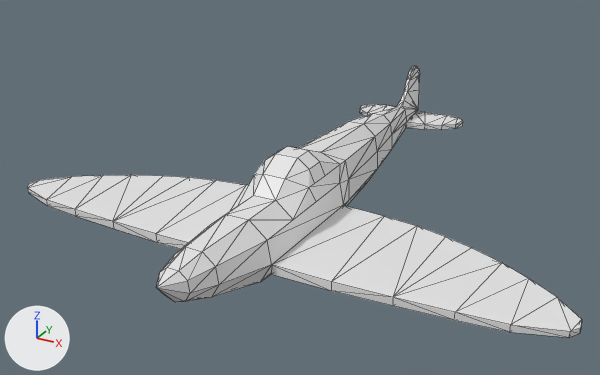
What one commit did to the Blender file res/meshes/blender/spitfirev2.blend.
Both versions are drawn from a 50 mm lens placed at (10.52, -18.94, 10.06), pointed at (-1.01, 2.01, -0.42). The axes (+X, +Y, +Z) are drawn at lower left. The lights are the same throughout. Mesh edges are drawn as thin lines.
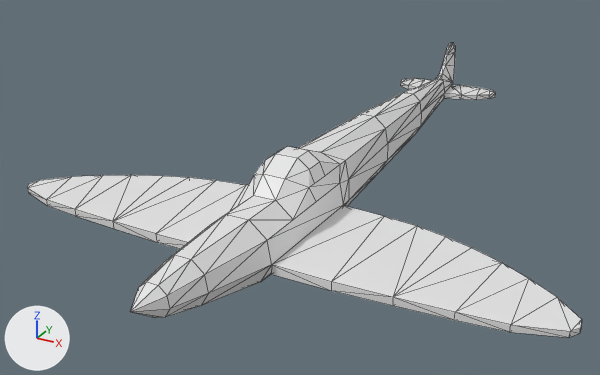
Scene script edits in JSON lines:
```json
{"block": "me_cylinder_001", "where": "me_cylinder_001.from_pydata(...)  # 224 vertices, 416 faces, 2 loose edges; spans x -8.4..8.4, y -2.0..1.0, z -9.4..6.4"}
{"block": "me_cylinder_001", "where": "# used by ob_cylinder; location = (0.0, 0.0, 0.0); rotation_euler = (1.571, 3.142, 0.0), in degrees (90, 180, 0)"}
{"block": "me_cylinder_001", "change": "me_cylinder_001 part 1: all 69 vertices in x -2.0..2.0, y -2.0..0.2, z -9.4..-7.4 are moved by (0.0, 0.0, -4.0)"}
{"block": "me_cylinder_001", "change": "me_cylinder_001 part 2: all 11 vertices in x -0.6..0.6, y -1.1..0.5, z -5.6 are moved by (0.0, 0.0, -2.7)"}
{"block": "me_cylinder_001", "change": "me_cylinder_001 part 3: all 11 vertices in x -0.8..0.8, y -1.3..0.8, z -3.9 are moved by (0.0, 0.0, -0.8)"}
{"block": "me_cylinder_001", "change": "me_cylinder_001 part 4: all 19 vertices in x -0.7..0.7, y -0.9..0.4, z 5.0..6.4 are scaled about their middle by (1, 0.99, 1.36), then moved by (0.0, 0.0, 0.7)"}
```

Boxes [x1, y1, x2, y2] around the edits, measured in the pictures (600 x 375 px; the box of a moved part takes in the faces that stretch with it):
```json
{"object": "Cylinder", "change": "reshaped", "before": [27, 66, 581, 337], "after": [27, 43, 581, 337], "on screen": "8% taller"}
{"part": 1, "of": "me_cylinder_001", "change": "moved or reshaped", "before": [360, 66, 463, 130], "after": [401, 43, 496, 100]}
{"part": 2, "of": "me_cylinder_001", "change": "moved or reshaped", "before": [374, 107, 406, 148], "after": [405, 79, 444, 130]}
{"part": 3, "of": "me_cylinder_001", "change": "moved or reshaped", "before": [298, 113, 392, 206], "after": [298, 92, 421, 206]}
{"part": 4, "of": "me_cylinder_001", "change": "moved or reshaped", "before": [156, 214, 272, 302], "after": [130, 214, 272, 318]}
```
